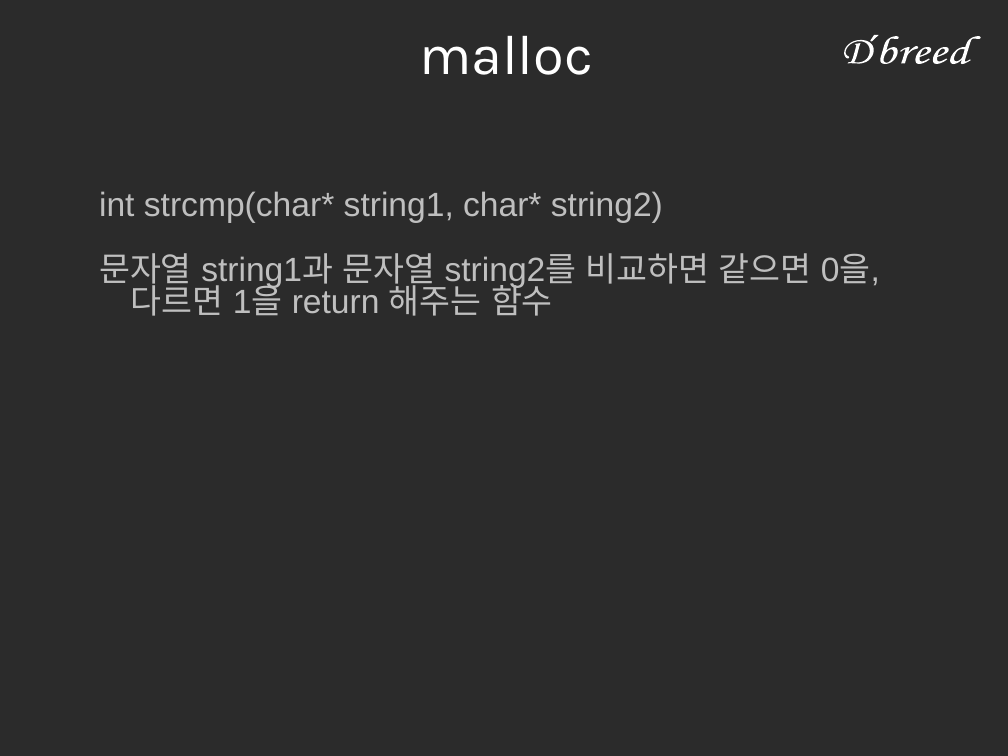
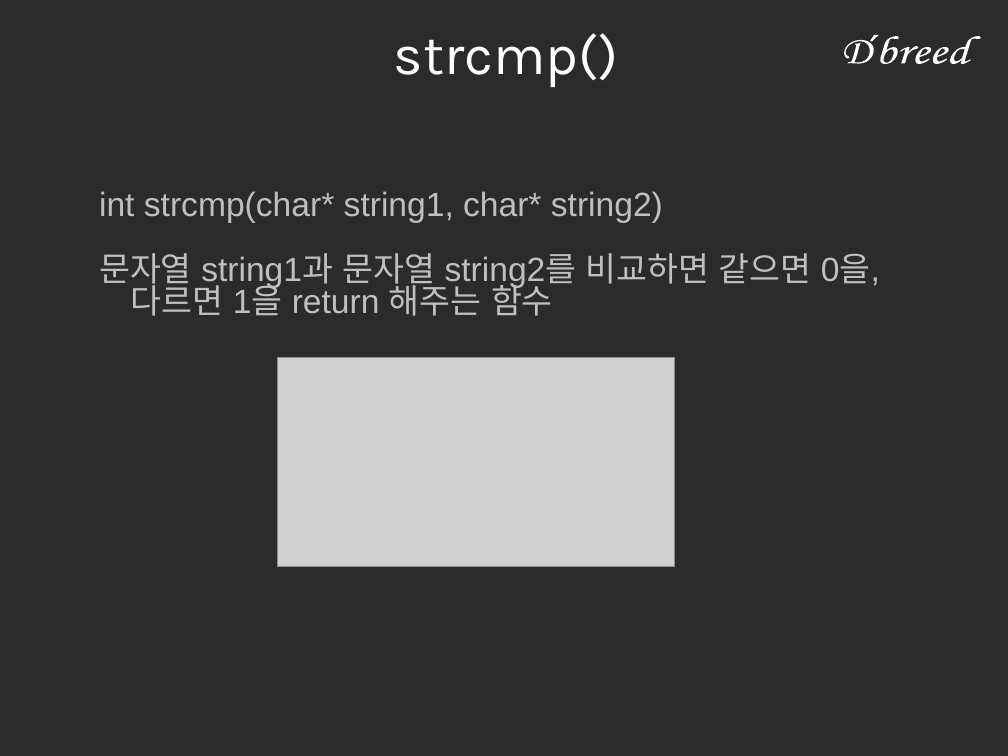
Before and after one commit to jisung0920/ALPA_study_2016, a slide deck: slide 12 of BeomMin_13/week3/11-3(code).ppt. Drawn at 1008x756 pixels with LibreOffice and Linux fonts; fonts in the diff are those of the drawing; grey boxes stand for pictures; background and template pictures are left out; a plain dark background stands for a picture behind light text. Boxes give left, top, right and bottom in pixels: in the first picture for what was removed or moved away, otherwise in the second. Text is boxed around its words. In the diff, an @@ line names an element or a change of style, - is before the commit and + after.

```diff
--- a/BeomMin_13/week3/11-3(code).ppt
+++ b/BeomMin_13/week3/11-3(code).ppt
@@ text at bbox=[394, 33, 618, 87]: text changed @@
-malloc
+strcmp()
@@ picture added at bbox=[278, 357, 675, 566] @@
```
Also in this commit, not shown: 10 other slides changed, 3 other files.
